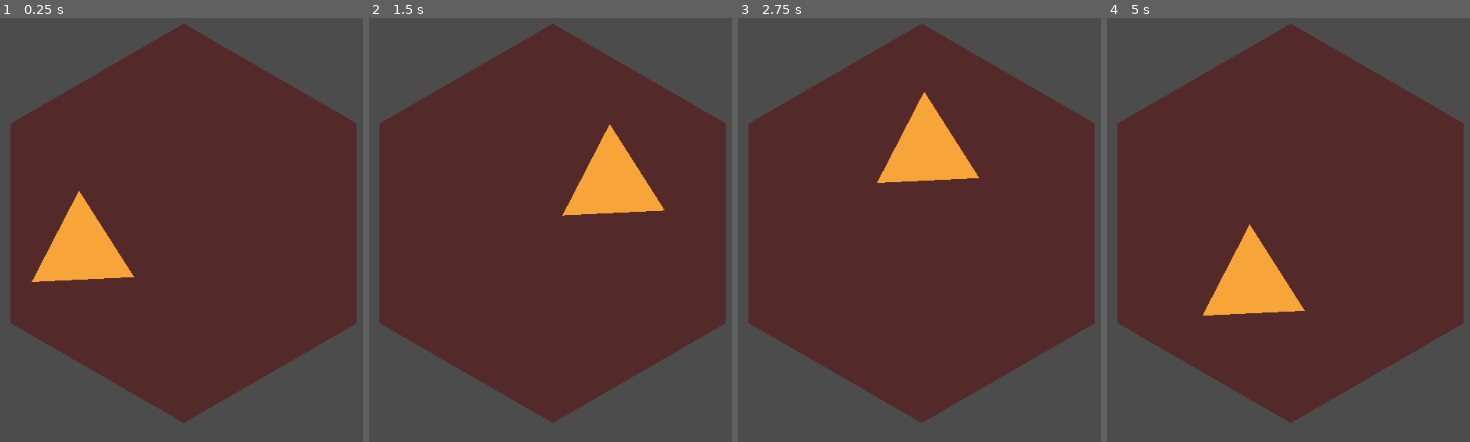
Above: before the commit, frames 1-4 (left to right).
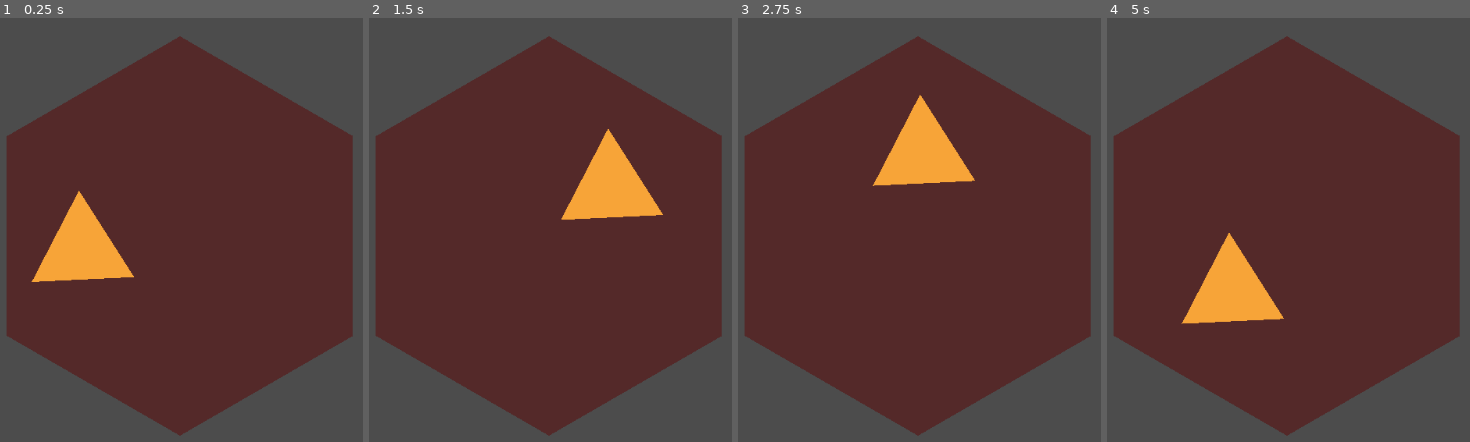
Above: after the commit, the same moments.

Repository: tobyp/hackathon2020
Game: Godot game, scene res://main.tscn
The game is run twice, just before and just after one commit, with the same random seed, the same clock (stepped at 60 frames per second) and the same inputs.
Inputs:
- Up to frame 1 (0.25 s): no input
- Up to frame 2 (1.5 s): no input
- Up to frame 3 (2.75 s): no input
- Up to frame 4 (5 s): no input

The runs differ from the first frame. In frame 1, 6.2% of the frame differs, in the area x 1-99%, y 1-99%; in frame 2, 6.9%; in frame 3, 7.0%; in frame 4, 8.9%.

Commit message:
Fixed scriptr efs

Diff:
--- a/cells/cell.tscn
+++ b/cells/cell.tscn
@@ -1,6 +1,6 @@
 [gd_scene load_steps=8 format=2]
 
-[ext_resource path="res://Cells/cell.gd" type="Script" id=1]
+[ext_resource path="res://cells/cell.gd" type="Script" id=1]
 
 [sub_resource type="SegmentShape2D" id=1]
 a = Vector2( 0, -512 )
@@ -27,7 +27,6 @@
 b = Vector2( 0, -512 )
 
 [node name="CellBody" type="StaticBody2D"]
-position = Vector2( 9.69812, -32.4761 )
 collision_layer = 2
 collision_mask = 2
 script = ExtResource( 1 )
--- a/cells/particle.tscn
+++ b/cells/particle.tscn
@@ -1,6 +1,6 @@
 [gd_scene load_steps=2 format=2]
 
-[ext_resource path="res://Cells/cell_particle.gd" type="Script" id=1]
+[ext_resource path="res://cells/cell_particle.gd" type="Script" id=1]
 
 [node name="KinematicBody2D" type="KinematicBody2D"]
 position = Vector2( -2.68848, 32.4761 )
